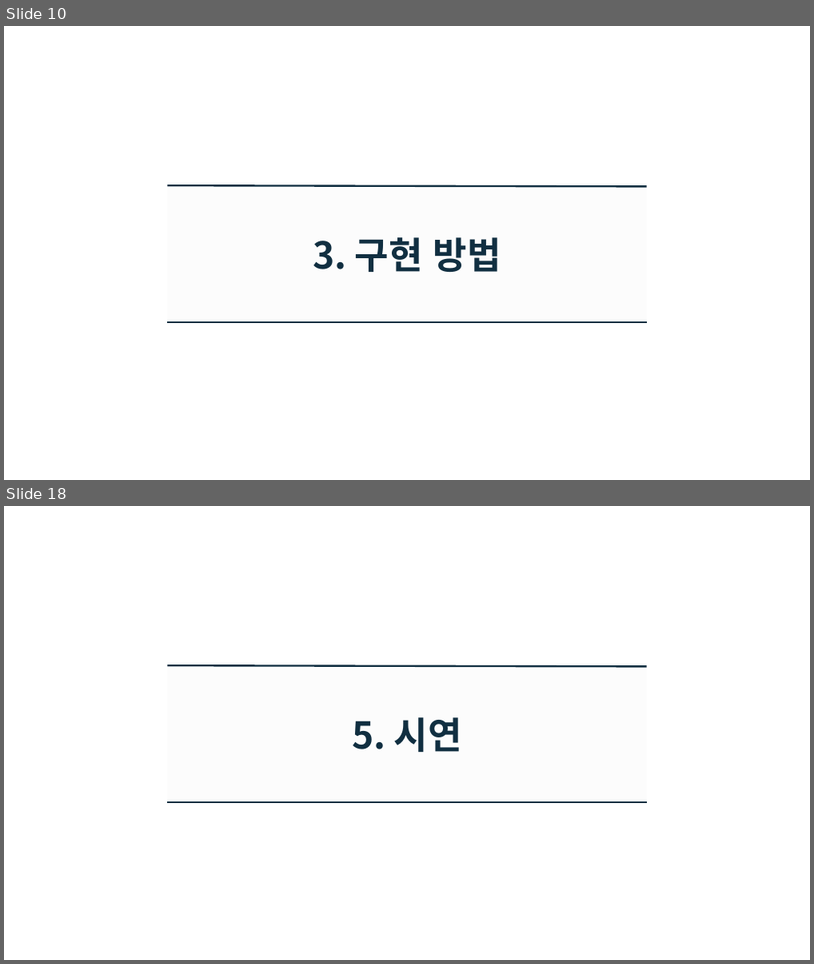
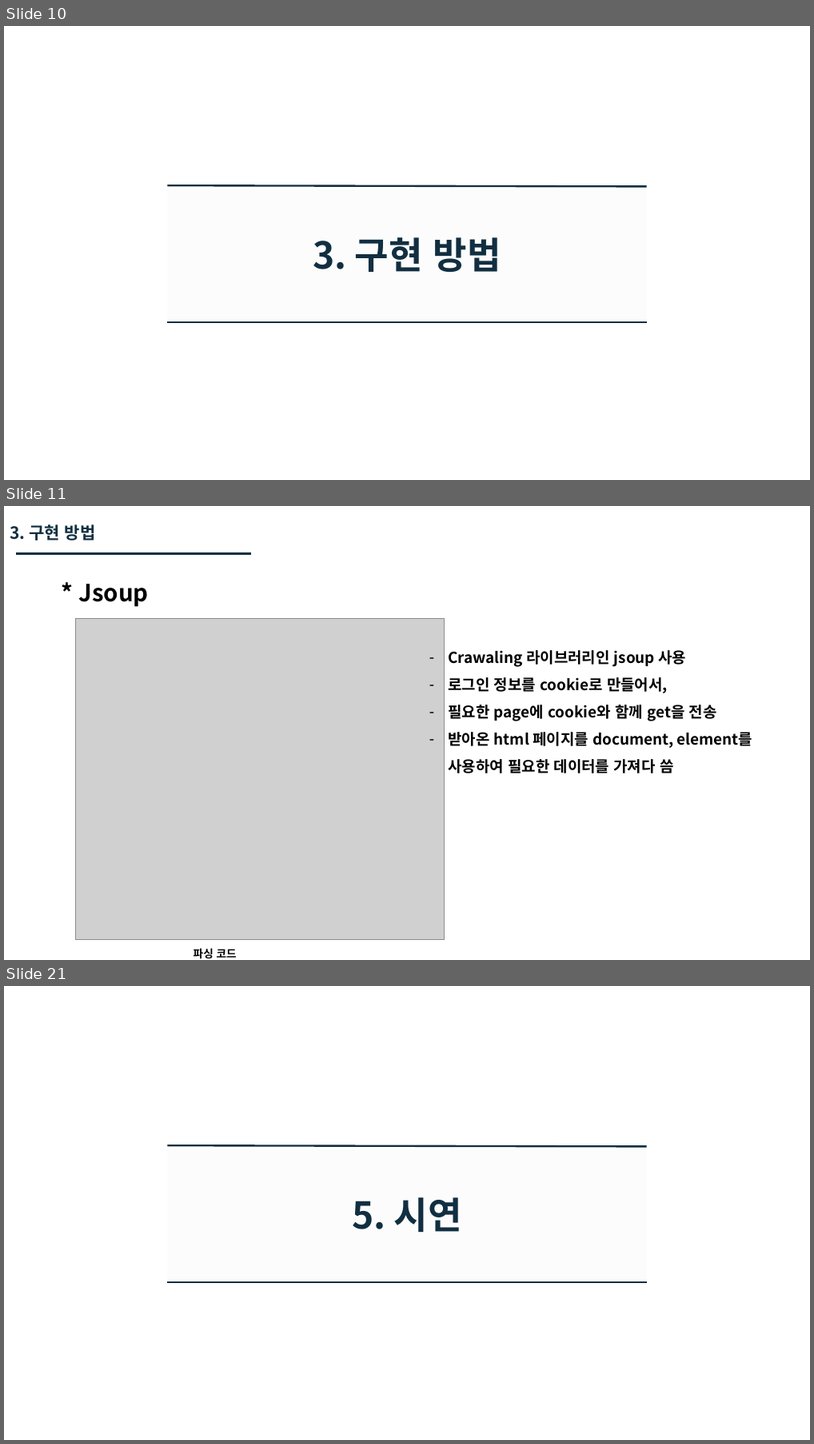
Before and after one commit to GyuhoLee/MPP, a slide deck: doc/모바일프로그래밍 발표.pptx. Shown one above the other, each under a label of ours: slides 10 and 18 before the commit, slides 10, 11 and 21 after it; the slides between them are not shown. The pictures are 814x964 and 814x1444 pixels, drawn with LibreOffice and Linux fonts; fonts in the diff are those of the drawing; grey boxes stand for pictures; background and template pictures are left out. Boxes give left, top, right and bottom in pixels: in the first picture for what was removed or moved away, otherwise in the second. Text is boxed around its words. In the diff, an @@ line names an element or a change of style, - is before the commit and + after.

```diff
--- a/doc/모바일프로그래밍 발표.pptx
+++ b/doc/모바일프로그래밍 발표.pptx
@@ slide 11 added at (x1=4, y1=506, x2=810, y2=960), background #FFFFFF @@
@@ text added at (x1=10, y1=524, x2=96, y2=540), 20 pt, text #112F41, bold @@
+3. 구현 방법
@@ line added from (16, 554) to (251, 554), #112F41 2.25 pt @@
@@ text added at (x1=78, y1=584, x2=148, y2=607), 28 pt, text #000000, bold @@
+* Jsoup
@@ picture added at (x1=76, y1=619, x2=445, y2=940) @@
@@ text added at (x1=448, y1=650, x2=754, y2=773), 18 pt, text #000000, bold @@
+– Crawaling 라이브러리인 jsoup 사용
+– 로그인 정보를 cookie로 만들어서,
+– 필요한 page에 cookie와 함께 get을 전송
+– 받아온 html 페이지를 document, element를 사용하여 필요한 데이터를 가져다 씀
@@ text added at (x1=194, y1=948, x2=237, y2=959), 13 pt, text #000000, bold @@
+파싱 코드
@@ what was slide 18 is now slide 21 @@
```
Also in this commit, not shown: 3 slides changed, 8 other slides added, 7 slides removed.
